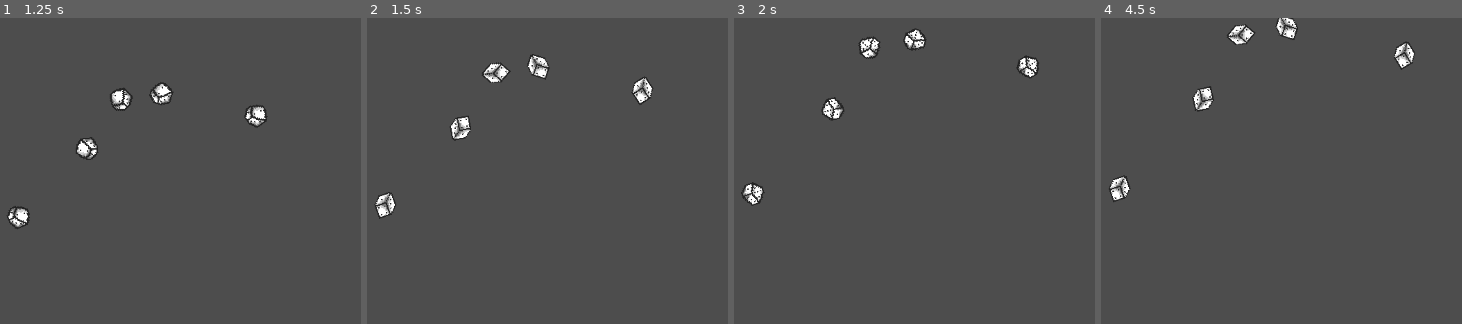
Above: before the commit, frames 1-4 (left to right).
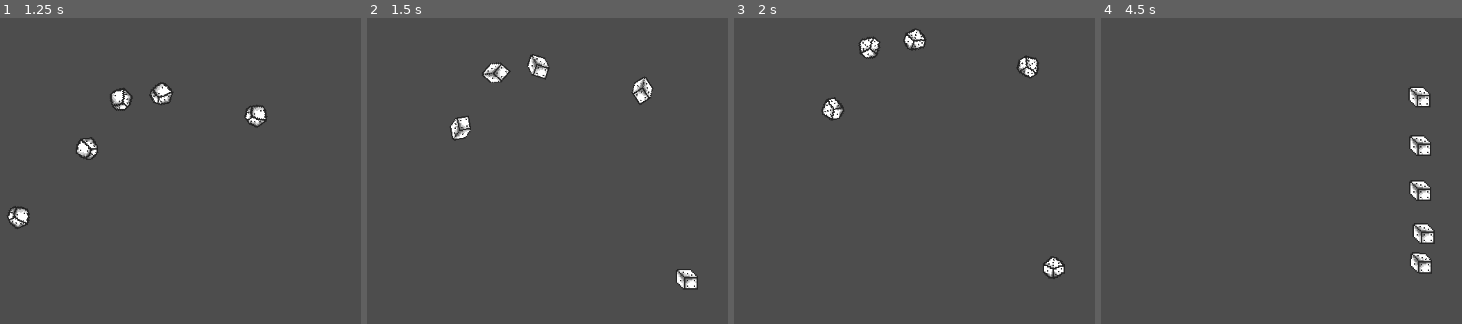
Above: after the commit, the same moments.

Repository: geoffrey66280/D-yams
Game: Godot game, scene res://scenes/throwing_dices.tscn
Same seed, same stepped clock (60 frames per second), same inputs: the game is played once before the commit and once after it.
Inputs (mouse positions are in pixels of both pictures, inside the frame that each line leads up to):
- Up to frame 1 (1.25 s): click "Throw" at 0.5 s
- Up to frame 2 (1.5 s): move the mouse to (385, 216) at 1.27 s; click (385, 216) at 1.42 s
- Up to frame 3 (2 s): no input
- Up to frame 4 (4.5 s): move the mouse to (1198, 109) at 2.02 s; click (1198, 109) at 2.17 s; move the mouse to (1238, 36) at 2.77 s; click (1238, 36) at 2.92 s; move the mouse to (1285, 27) at 3.52 s; click (1285, 27) at 3.67 s; move the mouse to (1404, 54) at 4.27 s; click (1404, 54) at 4.42 s

Frame 1 is identical in both runs. In frame 2, 0.7% of the frame differs, in the area x 1-92%, y 56-89%; in frame 3, 0.6%; in frame 4, 3.2%, in the area x 2-93%, y 0-84%.
Error in both runs: Invalid access to property or key 'level_information' on a base object of type 'null instance'. (res://scripts/throwing_dices.gd:26)

Commit message:
fix: dice position

Diff:
--- a/scripts/dice.gd
+++ b/scripts/dice.gd
@@ -40,7 +40,6 @@
 			$FinalDiceResult.show()
 			# Envoi de la valeur du dé au parent (throwing dice)
 			emit_signal('dice_value', final_random_value)
-			reset_dice_position()
 
 # Lance le dé avec une force aléatoire
 func launch():
@@ -66,3 +65,4 @@
 	if(throwable):
 		if event is InputEventMouseButton and event.pressed and event.button_index == MOUSE_BUTTON_LEFT:
 			emit_signal("kept", final_random_value, get_index())
+			reset_dice_position()
